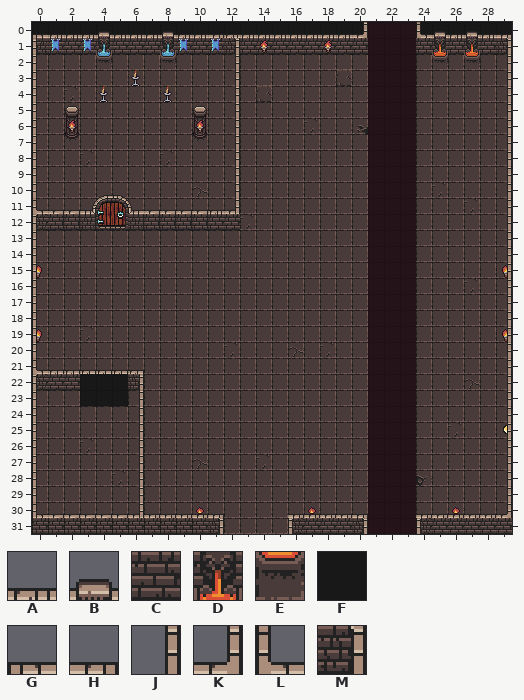
Tiled map -- src/assets/map/map.tmx. The picture above was drawn from the file before the commit.
Cells are 16x16 px. Shown: x 0..29, y 0..31.
Key: from "sprites": A 2, B 5, C 24, D 28, E 50, F 56, G 156, H 157, J 176, K 180, L 181, M 202.
_ is an empty cell, # one hidden under a higher layer.
Layers that did not change in this view are not listed.
Layer "Walls" before, first column x 20:
0 #___######
1 C___CDCDCM
2 _____E_E_J
3 _________J
4 _________J
5 _________J
6 _________J
7 _________J
Layer "FogUp" before, first column x 0:
0 FFFFFFFFFFFFFFFFFFFFF___FFFFFF
1 ______________________________
2 ______________________________
3 ______________________________
4 ______________________________
5 ______________________________
Layer "DoorClosed" before, first column x 0:
0 GAAABAAABAAHAAAAAAAAK___LBABAH
1 ______________________________
2 ______________________________
3 ______________________________
4 ______________________________
5 ______________________________
And afterwards:
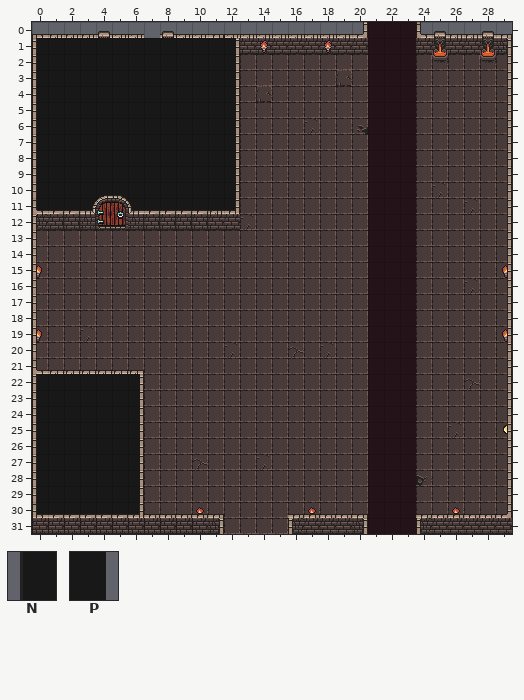
Further tiles: from "sprites": N 55, P 57.
Tiles of an added or newly shown layer are drawn over the layers below it.
Commit message: Update key position
Edits made:
Layer "Walls":
y 0: x 27..28 ## -> AB
y 1: x 27..28 DC -> CD
y 2: x 27..28 E_ -> _E
Layer "Fog" (now shown):
y 1..10: x 0..12 _____________ -> NFFFFFFFFFFFP
y 11: x 0..3 ____ -> NFFF; x 6..12 _______ -> FFFFFFP
y 22..23: x 0..2 ___ -> NFF; x 6 _ -> P
y 24..30: x 0..6 _______ -> NFFFFFP
Layer "FogUp" (removed):
y 0: x 0..20 FFFFFFFFFFFFFFFFFFFFF -> _____________________; x 24..29 FFFFFF -> ______
Layer "DoorClosed":
y 0: x 0..20 GAAABAAABAAHAAAAAAAAK -> _____________________; x 24..29 LBABAH -> ______
Where, in picture pixels (left, top, right, bottom), the same in both pictures:
changed: (32, 22, 363, 210)
changed: (421, 22, 512, 64)
added: (36, 374, 140, 514)
